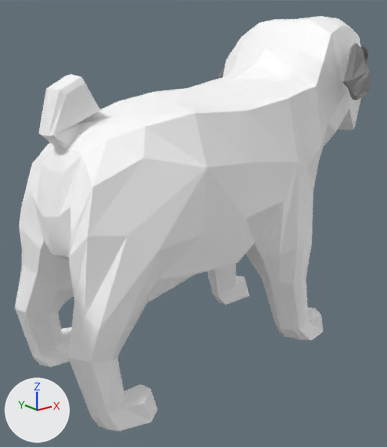
The Blender file Content/Assets/Umbrella/dog2_01/pug_02_.blend, before and after one commit.
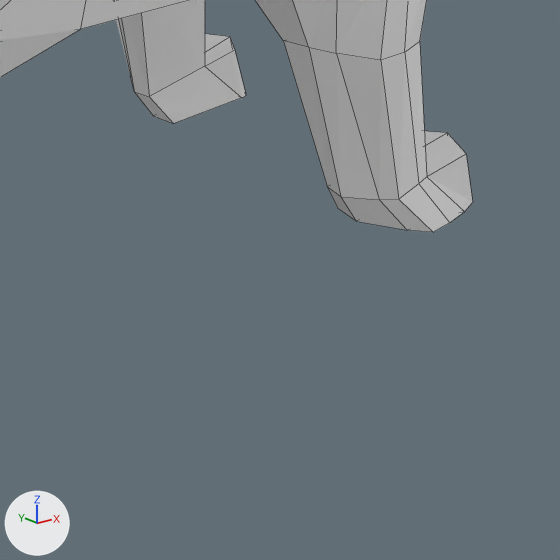
Old and new are each drawn from a 50 mm camera at (-1.148, -2.483, 1.295) aimed at (1.015, 0.22, 0.214) and again close up on the part from 44% to 91% of the width and 59% to 100% of the height. Lighting does not change. The marker at lower left points along +X, +Y and +Z. The close-ups show mesh edges as thin lines.
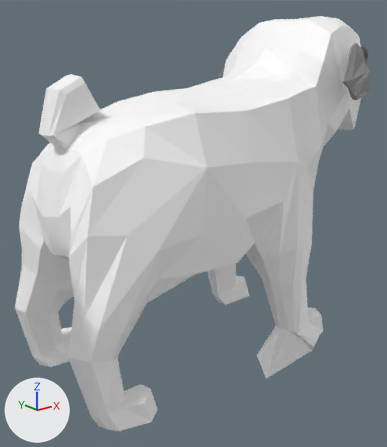
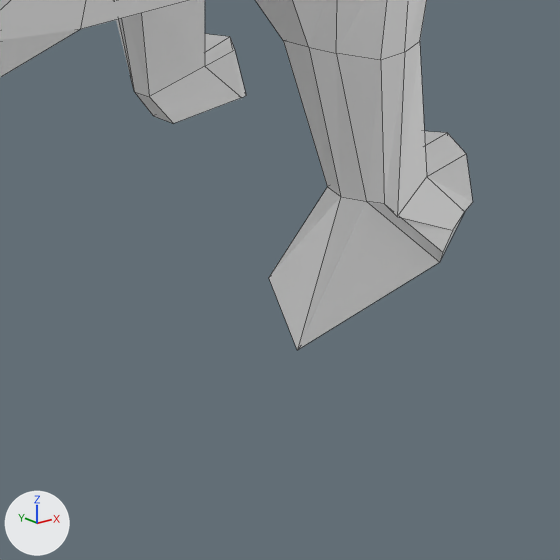
The newer file adds a shape key; the second version is drawn at full value of the shape key 'Key 1' of 'Cube', and the change is written as the vertex moves it makes.

Where the change shows, as pixel boxes [x1, y1, x2, y2] in the close-ups (560 x 560 px; the box of a moved part takes in the faces that stretch with it):
```json
{"object": "Cube", "change": "reshaped", "before": [0, 0, 473, 232], "after": [0, 0, 473, 350]}
{"part": 1, "of": "me_cube_002", "change": "moved or reshaped", "before": [309, 42, 465, 232], "after": [269, 42, 465, 350]}
```

The change, as JSON lines over the scene's bpy script:
```json
{"block": "me_cube_002", "where": "me_cube_002.from_pydata(...)  # 1010 vertices, 1028 faces; spans x -7.13..0.86, y -1.89..1.89, z -6.59..0.1"}
{"block": "me_cube_002", "where": "# used by ob_cube; location = (1.98, 0.0, 1.497); scale = (0.306, 0.306, 0.306)"}
{"block": "me_cube_002", "change": "me_cube_002 part 1"}
{"op": "set", "path": "me_cube_002.vertices[111].co", "old": "(-1.74, -1.43, -6.25)", "new": "(-2.04, -1.5, -6.38)", "note": "pixel (418, 183) -> pixel (397, 216)"}
{"op": "set", "path": "me_cube_002.vertices[114].co", "old": "(-1.97, -1.44, -6.28)", "new": "(-2.1, -1.43, -6.29)", "note": "pixel (398, 199) -> pixel (384, 203)"}
{"op": "set", "path": "me_cube_002.vertices[115].co", "old": "(-2.07, -1.35, -6.3)", "new": "(-2.19, -1.33, -6.28)", "note": "pixel (379, 199) -> pixel (366, 201)"}
{"op": "set", "path": "me_cube_002.vertices[119].co", "old": "(-1.51, -1.54, -6.59)", "new": "(-1.47, -1.54, -6.66)", "note": "pixel (449, 222) -> pixel (452, 230)"}
{"op": "set", "path": "me_cube_002.vertices[121].co", "old": "(-2.02, -1.11, -6.59)", "new": "(-2.6, -1.13, -7.41)", "note": "pixel (356, 221) -> pixel (297, 350)"}
{"op": "set", "path": "me_cube_002.vertices[122].co", "old": "(-1.71, -1.56, -6.59)", "new": "(-1.58, -1.56, -6.79)", "note": "pixel (433, 232) -> pixel (442, 252)"}
{"op": "set", "path": "me_cube_002.vertices[123].co", "old": "(-1.83, -1.42, -6.59)", "new": "(-1.46, -1.45, -6.97)", "note": "pixel (407, 230) -> pixel (439, 262)"}
{"op": "set", "path": "me_cube_002.vertices[125].co", "old": "(-1.98, -0.9, -6.59)", "new": "(-2.65, -0.87, -6.92)", "note": "pixel (337, 208) -> pixel (268, 277)"}
```
